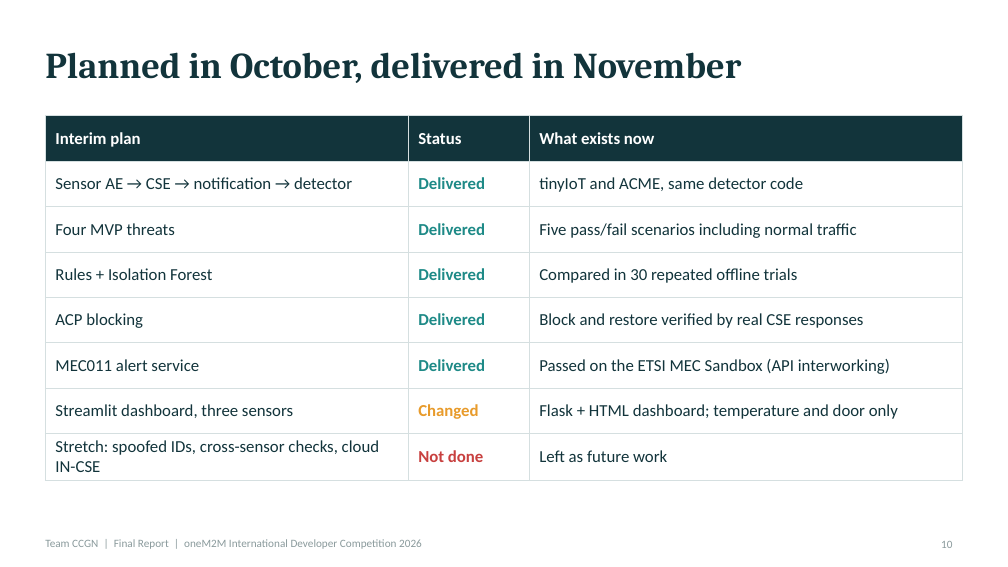
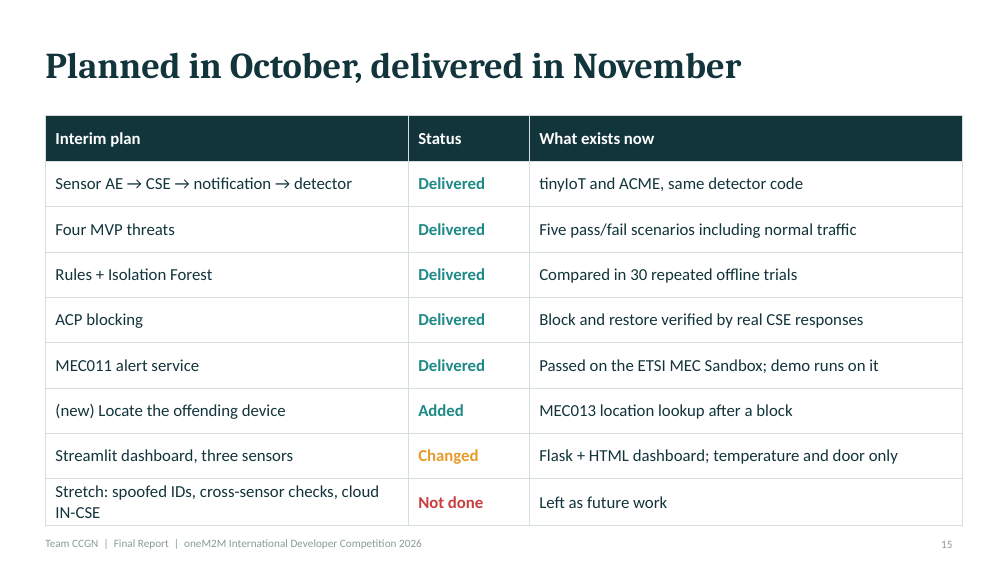
Before and after one commit to easycode42/ccgn-edge-iot-security, a slide deck: slide 15 of deliverables/CCGN_Final_Report.pptx (slide 10 before the commit). Drawn at 1008x567 pixels with LibreOffice and Linux fonts; fonts in the diff are those of the drawing. Boxes give left, top, right and bottom in pixels: in the first picture for what was removed or moved away, otherwise in the second. Text is boxed around its words. In the diff, an @@ line names an element or a change of style, - is before the commit and + after.

```diff
--- a/deliverables/CCGN_Final_Report.pptx
+++ b/deliverables/CCGN_Final_Report.pptx
@@ table at (45, 116, 963, 522) @@
-row 6: MEC011 alert service | Delivered | Passed on the ETSI MEC Sandbox (API interworking)
+row 6: MEC011 alert service | Delivered | Passed on the ETSI MEC Sandbox; demo runs on it
+row 7: (new) Locate the offending device | Added | MEC013 location lookup after a block
@@ page number at (941, 541, 952, 548): text changed @@
-10
+15
```
Also in this commit, not shown: 4 other slides changed, 10 slides added, 5 slides removed, 44 other files.
